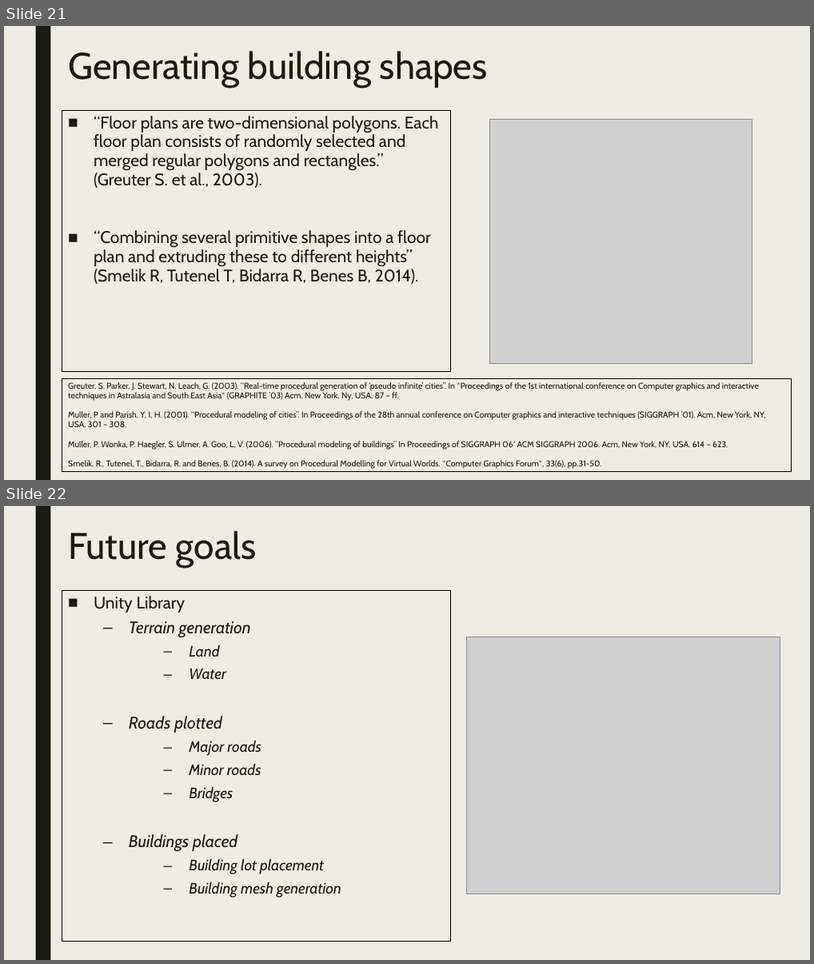
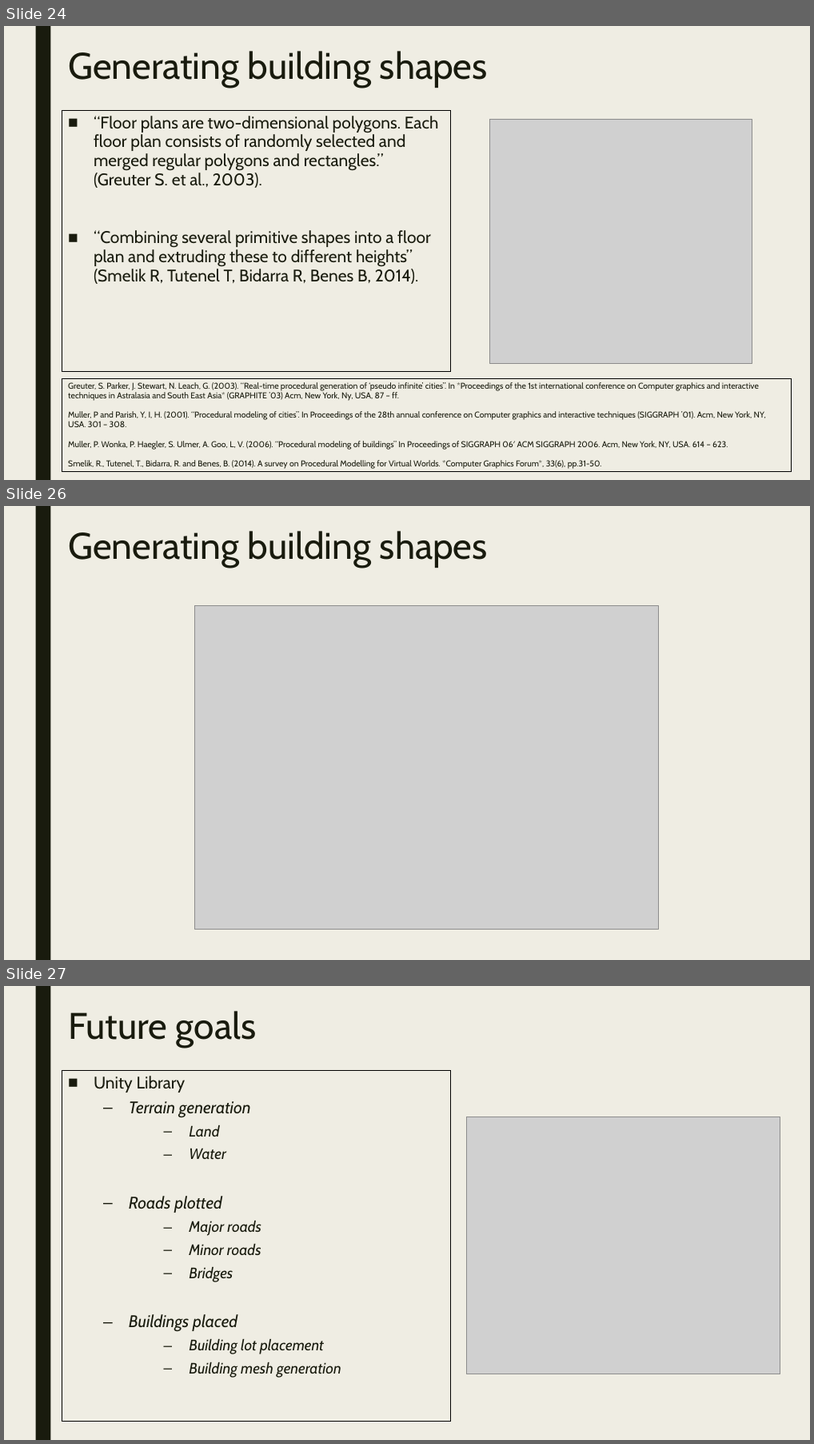
Before and after one commit to JosephBarber96/FinalProject, a slide deck: Presentation.pptx. Shown one above the other, each under a label of ours: slides 21 and 22 before the commit, slides 24, 26 and 27 after it; the slides between them are not shown. The pictures are 814x964 and 814x1444 pixels, drawn with LibreOffice and Linux fonts; fonts in the diff are those of the drawing; grey boxes stand for pictures. Boxes give left, top, right and bottom in pixels: in the first picture for what was removed or moved away, otherwise in the second. Text is boxed around its words. In the diff, an @@ line names an element or a change of style, - is before the commit and + after.

```diff
--- a/Presentation.pptx
+++ b/Presentation.pptx
@@ slide 26 added at [4,506,810,960], background #EFEDE3; not listed: 1 template element that a slide beside it also shows @@
@@ title added at [68,531,488,568], 44 pt, text #191B0E @@
+Generating building shapes
@@ picture added at [194,605,659,929] @@
@@ what was slide 21 is now slide 24 @@
@@ what was slide 22 is now slide 27 @@
```
Also in this commit, not shown: 1 slide changed, 4 other slides added.
